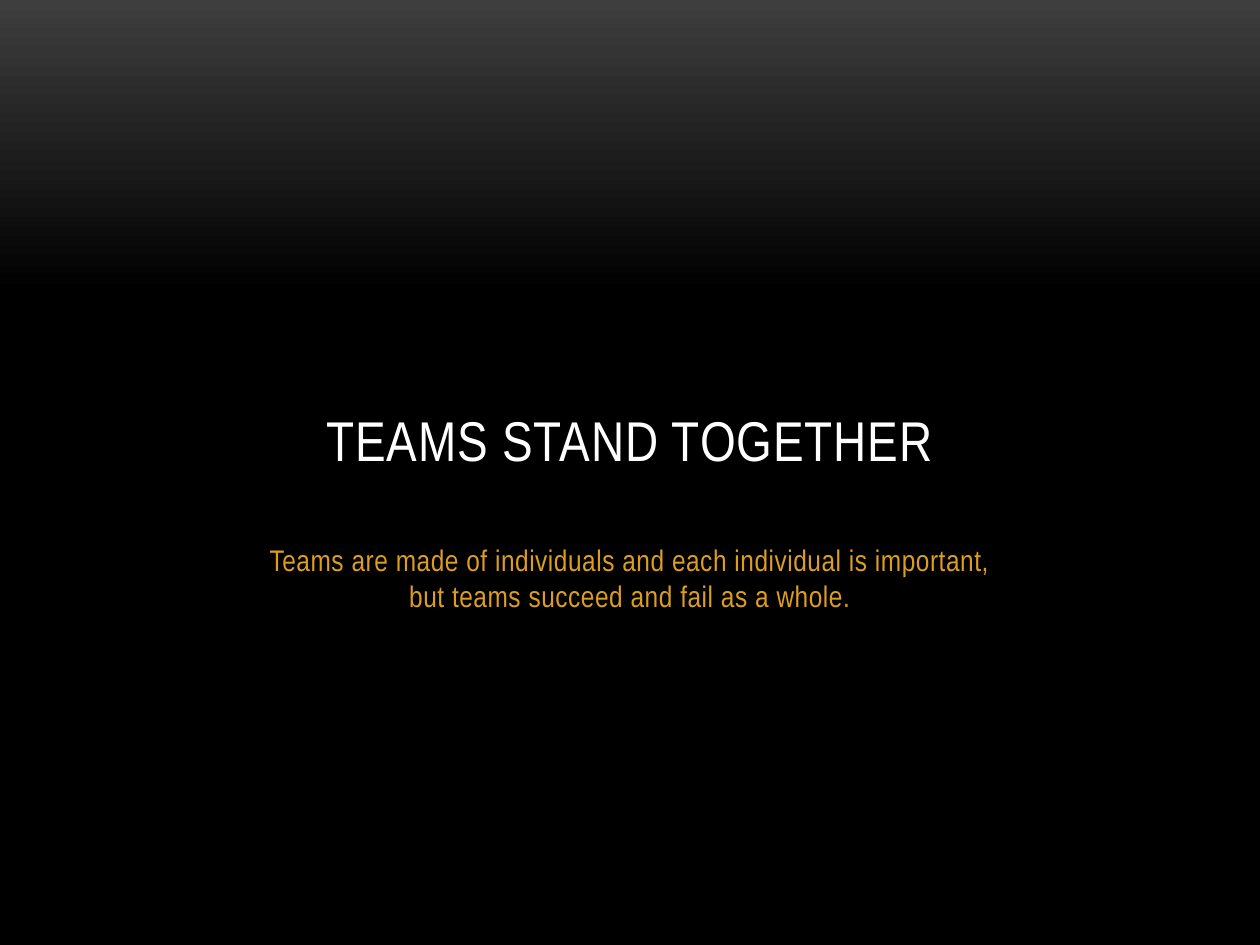
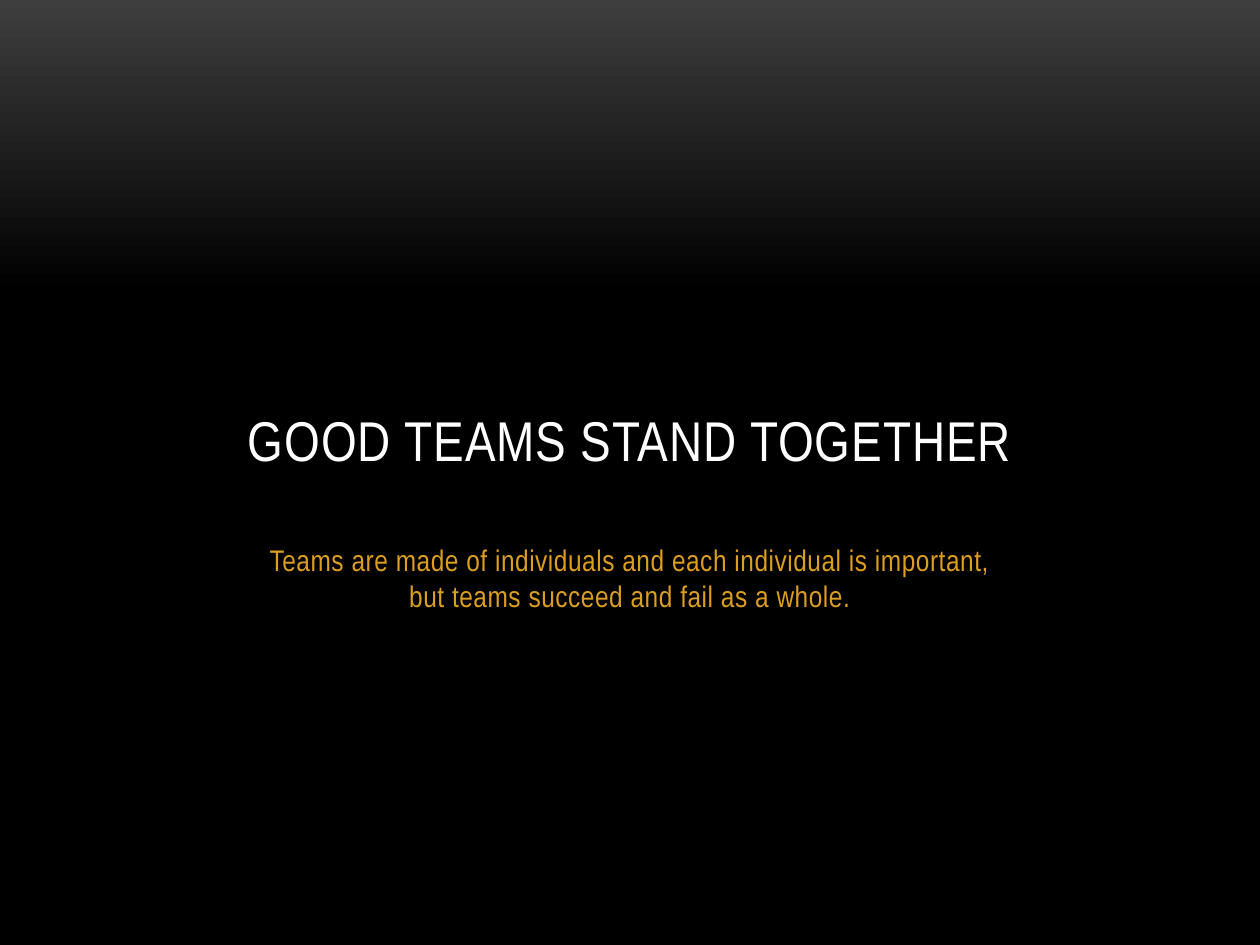
Before and after one commit to jdantonio/devbootcamp-2013-presentation, a slide deck: slide 12 of what-ive-learned-presentation.pptx (slide 17 before the commit). Drawn at 1260x945 pixels with LibreOffice and Linux fonts; fonts in the diff are those of the drawing; background and template pictures are left out. Boxes give left, top, right and bottom in pixels: in the first picture for what was removed or moved away, otherwise in the second. Text is boxed around its words. In the diff, an @@ line names an element or a change of style, - is before the commit and + after.

```diff
--- a/what-ive-learned-presentation.pptx
+++ b/what-ive-learned-presentation.pptx
@@ title at [248, 422, 1010, 462]: text changed @@
-TEAMS STAND TOGETHER
+GOOD TEAMS STAND TOGETHER
```
Also in this commit, not shown: 2 other slides changed, 7 slides removed, 2 other files.
